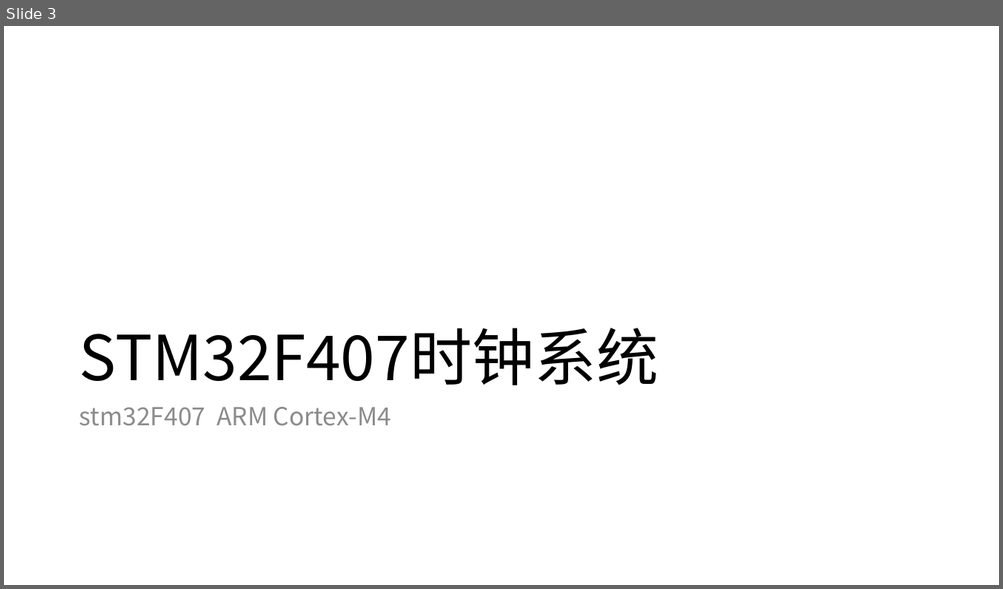
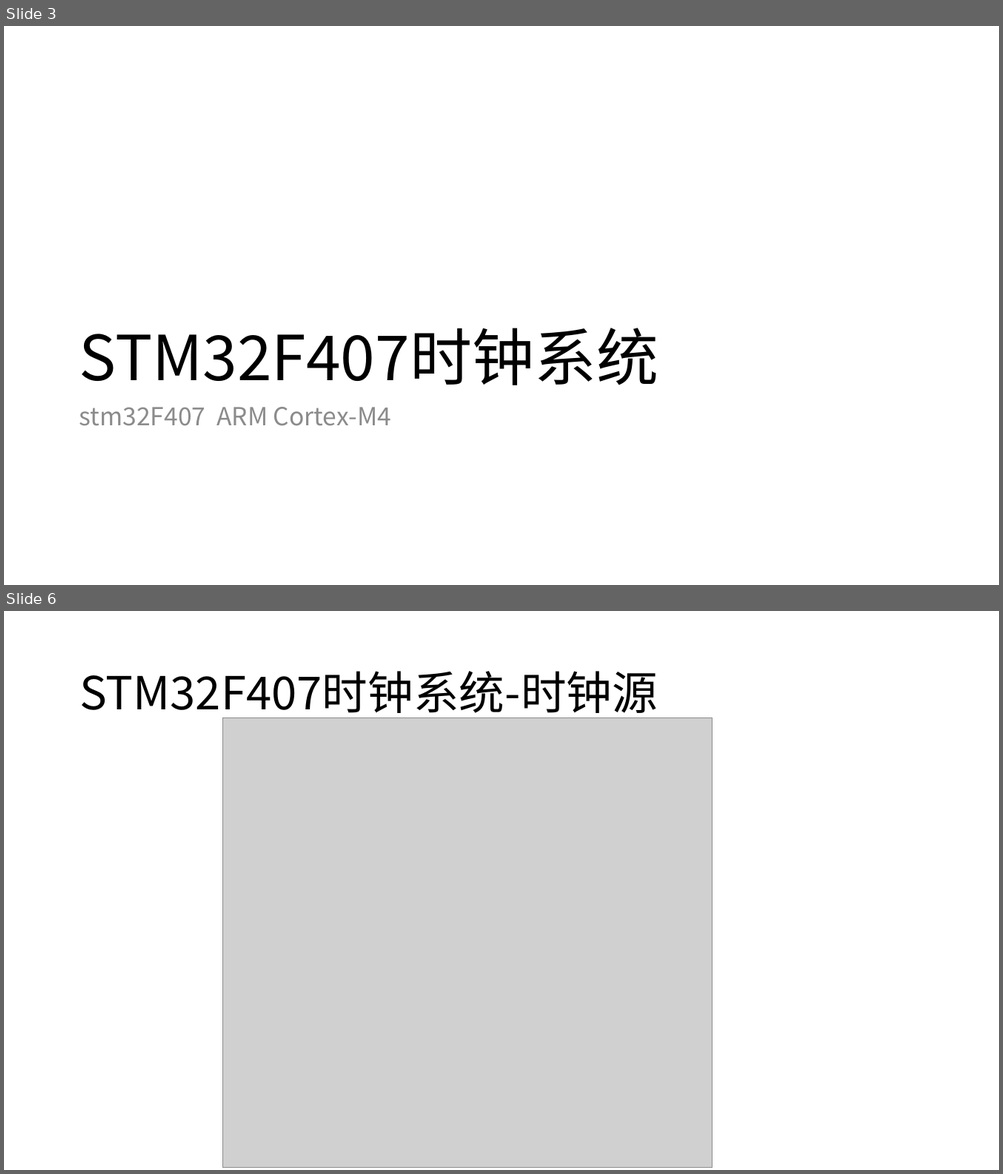
Before and after one commit to work-2015/work, a slide deck: TMOOC/智能硬件/001-智能血压计/V1.0/06-STM32F407 时钟系统/PPT/06-STM32F407 时钟系统.pptx. Shown one above the other, each under a label of ours: slide 3 before the commit, slides 3 and 6 after it; the slides between them are not shown. The pictures are 1003x589 and 1003x1174 pixels, drawn with LibreOffice and Linux fonts; fonts in the diff are those of the drawing; grey boxes stand for pictures. Boxes give left, top, right and bottom in pixels: in the first picture for what was removed or moved away, otherwise in the second. Text is boxed around its words. In the diff, an @@ line names an element or a change of style, - is before the commit and + after.

```diff
--- a/TMOOC/智能硬件/001-智能血压计/V1.0/06-STM32F407 时钟系统/PPT/06-STM32F407 时钟系统.pptx
+++ b/TMOOC/智能硬件/001-智能血压计/V1.0/06-STM32F407 时钟系统/PPT/06-STM32F407 时钟系统.pptx
@@ slide 6 added at [4,611,999,1170], background #FFFFFF @@
@@ title added at [79,671,657,721], 44 pt, text #000000 @@
+STM32F407时钟系统-时钟源
@@ picture added at [222,718,712,1168] @@
```
Also in this commit, not shown: 13 other slides added, 1 other file.
